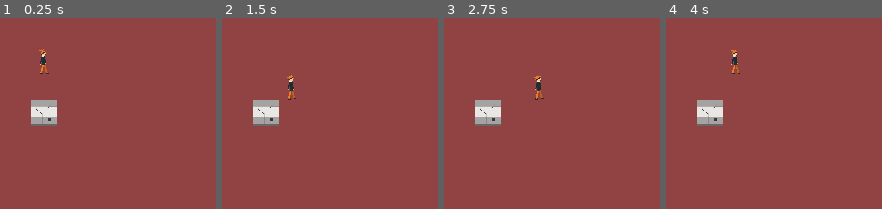
Above: before the commit, frames 1-4 (left to right).
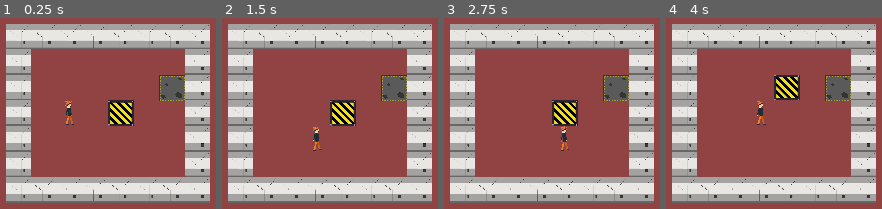
Above: after the commit, the same moments.

Repository: Play2Learn-Org/novashustle
Game: Godot game, scene res://GameView.tscn
Two runs of this game, one before a commit and one after it. Both use one fixed random seed, a clock stepped at 60 frames per second and the inputs below.
Inputs:
- Up to frame 1 (0.25 s): no input
- Up to frame 2 (1.5 s): tap Enter at 0.5 s; hold Right (ui_right) 0.53-1.28 s; tap Space at 1.25 s; hold Down (ui_down) from 1.28 s (still down)
- Up to frame 3 (2.75 s): tap Enter at 2 s; release Down (ui_down) at 2.03 s; hold Right (ui_right) from 2.03 s (still down)
- Up to frame 4 (4 s): tap Space at 2.75 s; release Right (ui_right) at 2.78 s; hold Up (ui_up) 2.78-3.53 s; tap Enter at 3.5 s; hold Left (ui_left) from 3.53 s (still down)

The runs differ from the first frame. In frame 1, 46% of the frame differs, in the area x 2-98%, y 3-97%; in frame 2, 46%; in frame 3, 46%; in frame 4, 46%.

Commit message:
made it work
yep

Signed-off-by: Erik Bernoth <erik.bernoth@gmail.com>

Diff:
--- /dev/null
+++ b/Crate.gd
@@ -0,0 +1,21 @@
+extends KinematicBody2D
+
+var tilesize=64
+
+onready var ray = $RayCast2D
+
+var inputs = {
+	"ui_up" : Vector2.UP,
+	"ui_down" : Vector2.DOWN,
+	"ui_left" : Vector2.LEFT,
+	"ui_right" : Vector2.RIGHT,
+}
+
+func move(direction):
+	ray.cast_to = direction
+	ray.force_raycast_update()
+	if !ray.is_colliding():
+		position += direction
+		return true
+	else:
+		return false
--- /dev/null
+++ b/Crate.tscn
@@ -0,0 +1,26 @@
+[gd_scene load_steps=4 format=2]
+
+[ext_resource path="res://crate.png" type="Texture" id=1]
+[ext_resource path="res://Crate.gd" type="Script" id=2]
+
+[sub_resource type="RectangleShape2D" id=1]
+extents = Vector2( 29.8151, 29.407 )
+
+[node name="Crate" type="KinematicBody2D" groups=[
+"movable",
+]]
+position = Vector2( 256, 192 )
+script = ExtResource( 2 )
+
+[node name="CollisionShape2D" type="CollisionShape2D" parent="."]
+position = Vector2( 32, 32 )
+shape = SubResource( 1 )
+
+[node name="crate" type="Sprite" parent="."]
+scale = Vector2( 0.064, 0.064 )
+texture = ExtResource( 1 )
+centered = false
+
+[node name="RayCast2D" type="RayCast2D" parent="."]
+position = Vector2( 32, 32 )
+cast_to = Vector2( 0, 64 )
--- /dev/null
+++ b/FloorTarget.gd
@@ -0,0 +1,15 @@
+extends Area2D
+
+var occupied = false
+
+
+
+func _on_FloorTarget_body_entered(body):
+	if body.is_in_group('tomove'):
+		occupied = true
+
+
+
+func _on_FloorTarget_body_exited(body):
+	if body.is_in_group('tomove'):
+		occupied = false
--- /dev/null
+++ b/FloorTarget.tscn
@@ -0,0 +1,23 @@
+[gd_scene load_steps=4 format=2]
+
+[ext_resource path="res://floor-target.png" type="Texture" id=1]
+[ext_resource path="res://FloorTarget.gd" type="Script" id=2]
+
+[sub_resource type="RectangleShape2D" id=1]
+extents = Vector2( 24, 24 )
+
+[node name="FloorTarget" type="Area2D"]
+position = Vector2( 448, 192 )
+script = ExtResource( 2 )
+
+[node name="CollisionShape2D" type="CollisionShape2D" parent="."]
+position = Vector2( 32, 32 )
+shape = SubResource( 1 )
+
+[node name="floor-target" type="Sprite" parent="."]
+position = Vector2( 0, 1 )
+scale = Vector2( 0.064, 0.064 )
+texture = ExtResource( 1 )
+centered = false
+[connection signal="body_entered" from="." to="." method="_on_FloorTarget_body_entered"]
+[connection signal="body_exited" from="." to="." method="_on_FloorTarget_body_exited"]
--- /dev/null
+++ b/Game.gd
@@ -0,0 +1,14 @@
+extends Node2D
+
+var game_done = false
+
+func _process(delta):
+	if !game_done:
+		var spots = $TargetSpots.get_child_count()
+		for i in $TargetSpots.get_children():
+			if i.occupied:
+				spots -= 1
+
+		if spots == 0:
+			$AcceptDialog.popup()
+			game_done = true
--- a/GameView.tscn
+++ b/GameView.tscn
@@ -1,10 +1,14 @@
-[gd_scene load_steps=4 format=2]
+[gd_scene load_steps=7 format=2]
 
 [ext_resource path="res://crate.png" type="Texture" id=1]
 [ext_resource path="res://Player.tscn" type="PackedScene" id=2]
 [ext_resource path="res://wall.tscn" type="PackedScene" id=3]
+[ext_resource path="res://Crate.tscn" type="PackedScene" id=4]
+[ext_resource path="res://FloorTarget.tscn" type="PackedScene" id=5]
+[ext_resource path="res://Game.gd" type="Script" id=7]
 
 [node name="Node2D" type="Node2D"]
+script = ExtResource( 7 )
 
 [node name="crate" type="Sprite" parent="."]
 visible = false
@@ -12,7 +16,104 @@
 texture = ExtResource( 1 )
 centered = false
 
-[node name="Wall" parent="." instance=ExtResource( 3 )]
-position = Vector2( 128, 256 )
+[node name="Player" parent="." instance=ExtResource( 2 )]
+position = Vector2( 192, 256 )
 
-[node name="Player" parent="." instance=ExtResource( 2 )]
+[node name="Wallgroup" type="Node" parent="."]
+
+[node name="Wall" parent="Wallgroup" instance=ExtResource( 3 )]
+position = Vector2( 64, 64 )
+
+[node name="Wall2" parent="Wallgroup" instance=ExtResource( 3 )]
+position = Vector2( 128, 64 )
+
+[node name="Wall3" parent="Wallgroup" instance=ExtResource( 3 )]
+position = Vector2( 192, 64 )
+
+[node name="Wall4" parent="Wallgroup" instance=ExtResource( 3 )]
+position = Vector2( 256, 64 )
+
+[node name="Wall5" parent="Wallgroup" instance=ExtResource( 3 )]
+position = Vector2( 320, 64 )
+
+[node name="Wall6" parent="Wallgroup" instance=ExtResource( 3 )]
+position = Vector2( 384, 64 )
+
+[node name="Wall7" parent="Wallgroup" instance=ExtResource( 3 )]
+position = Vector2( 448, 64 )
+
+[node name="Wall8" parent="Wallgroup" instance=ExtResource( 3 )]
+position = Vector2( 512, 64 )
+
+[node name="Wall9" parent="Wallgroup" instance=ExtResource( 3 )]
+position = Vector2( 512, 128 )
+
+[node name="Wall10" parent="Wallgroup" instance=ExtResource( 3 )]
+position = Vector2( 512, 192 )
+
+[node name="Wall11" parent="Wallgroup" instance=ExtResource( 3 )]
+position = Vector2( 512, 256 )
+
+[node name="Wall12" parent="Wallgroup" instance=ExtResource( 3 )]
+position = Vector2( 512, 320 )
+
+[node name="Wall13" parent="Wallgroup" instance=ExtResource( 3 )]
+position = Vector2( 512, 384 )
+
+[node name="Wall14" parent="Wallgroup" instance=ExtResource( 3 )]
+position = Vector2( 512, 448 )
+
+[node name="Wall15" parent="Wallgroup" instance=ExtResource( 3 )]
+position = Vector2( 448, 448 )
+
+[node name="Wall16" parent="Wallgroup" instance=ExtResource( 3 )]
+position = Vector2( 384, 448 )
+
+[node name="Wall17" parent="Wallgroup" instance=ExtResource( 3 )]
+position = Vector2( 320, 448 )
+
+[node name="Wall18" parent="Wallgroup" instance=ExtResource( 3 )]
+position = Vector2( 256, 448 )
+
+[node name="Wall19" parent="Wallgroup" instance=ExtResource( 3 )]
+position = Vector2( 192, 448 )
+
+[node name="Wall20" parent="Wallgroup" instance=ExtResource( 3 )]
+position = Vector2( 128, 448 )
+
+[node name="Wall21" parent="Wallgroup" instance=ExtResource( 3 )]
+position = Vector2( 64, 448 )
+
+[node name="Wall22" parent="Wallgroup" instance=ExtResource( 3 )]
+position = Vector2( 64, 384 )
+
+[node name="Wall23" parent="Wallgroup" instance=ExtResource( 3 )]
+position = Vector2( 64, 320 )
+
+[node name="Wall24" parent="Wallgroup" instance=ExtResource( 3 )]
+position = Vector2( 64, 256 )
+
+[node name="Wall25" parent="Wallgroup" instance=ExtResource( 3 )]
+position = Vector2( 64, 192 )
+
+[node name="Wall26" parent="Wallgroup" instance=ExtResource( 3 )]
+position = Vector2( 64, 128 )
+
+[node name="AcceptDialog" type="AcceptDialog" parent="."]
+margin_left = 96.0
+margin_top = 96.0
+margin_right = 544.0
+margin_bottom = 480.0
+window_title = "Won!"
+dialog_text = "You moved all the boxes and earned a cake!"
+
+[node name="TargetSpots" type="Node2D" parent="."]
+
+[node name="FloorTarget" parent="TargetSpots" instance=ExtResource( 5 )]
+
+[node name="Crates" type="Node2D" parent="."]
+
+[node name="Crate" parent="Crates" groups=[
+"tomove",
+] instance=ExtResource( 4 )]
+position = Vector2( 320, 256 )
--- a/Player.gd
+++ b/Player.gd
@@ -1,7 +1,6 @@
 extends KinematicBody2D
 
 var tilesize = 64
-var speed = 100
 
 onready var ray = $RayCast2D
 
@@ -11,11 +10,6 @@
 	'ui_left' : Vector2.LEFT,
 	'ui_right' : Vector2.RIGHT,
 }
-
-# Called when the node enters the scene tree for the first time.
-func _ready():
-	pass # Replace with function body.
-
 
 func _unhandled_input(event):
 	for direction in inputs.keys():
@@ -29,3 +23,8 @@
 	print(position, direction)
 	if !ray.is_colliding():
 		position += direction
+	else:
+		var collider = ray.get_collider()
+		if collider.is_in_group('movable'):
+			if collider.move(direction):
+				position += direction
